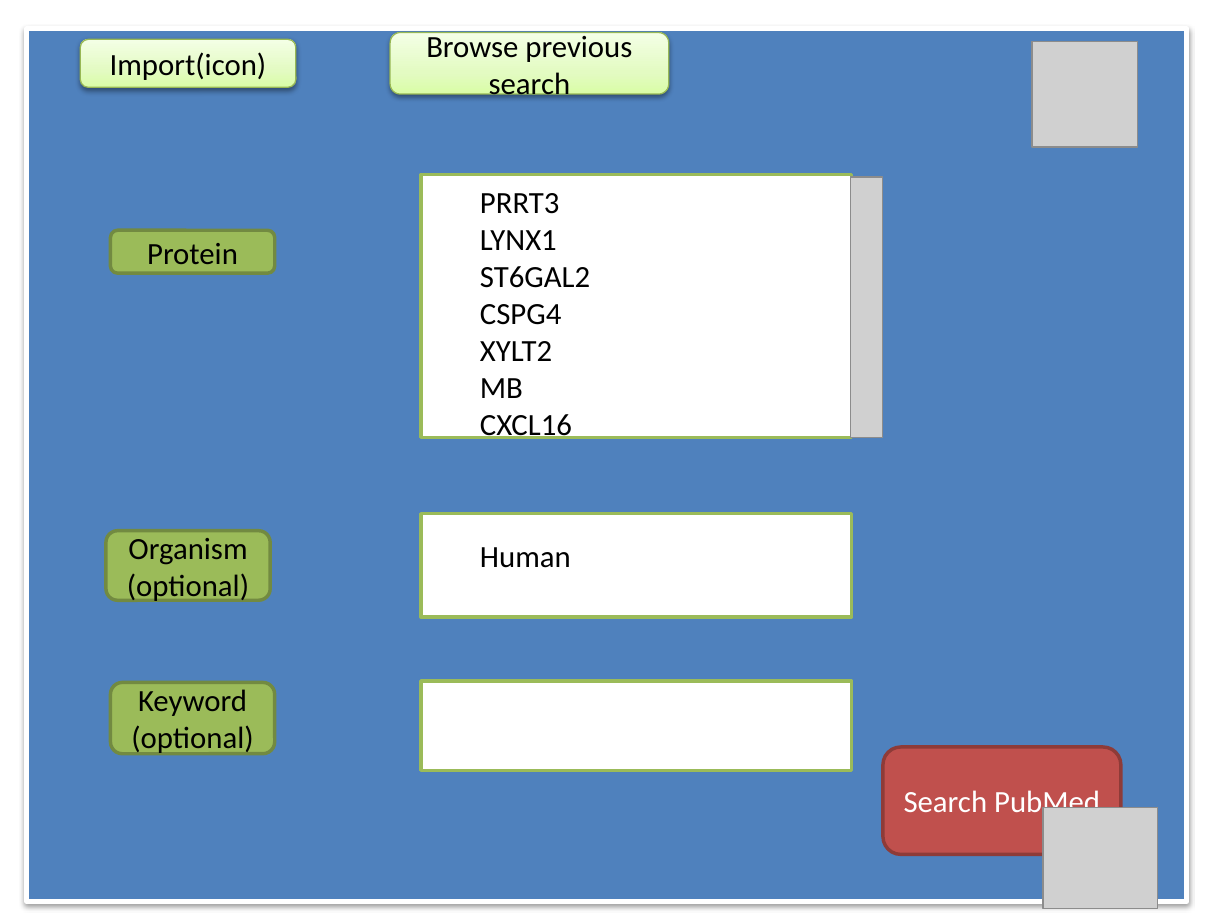
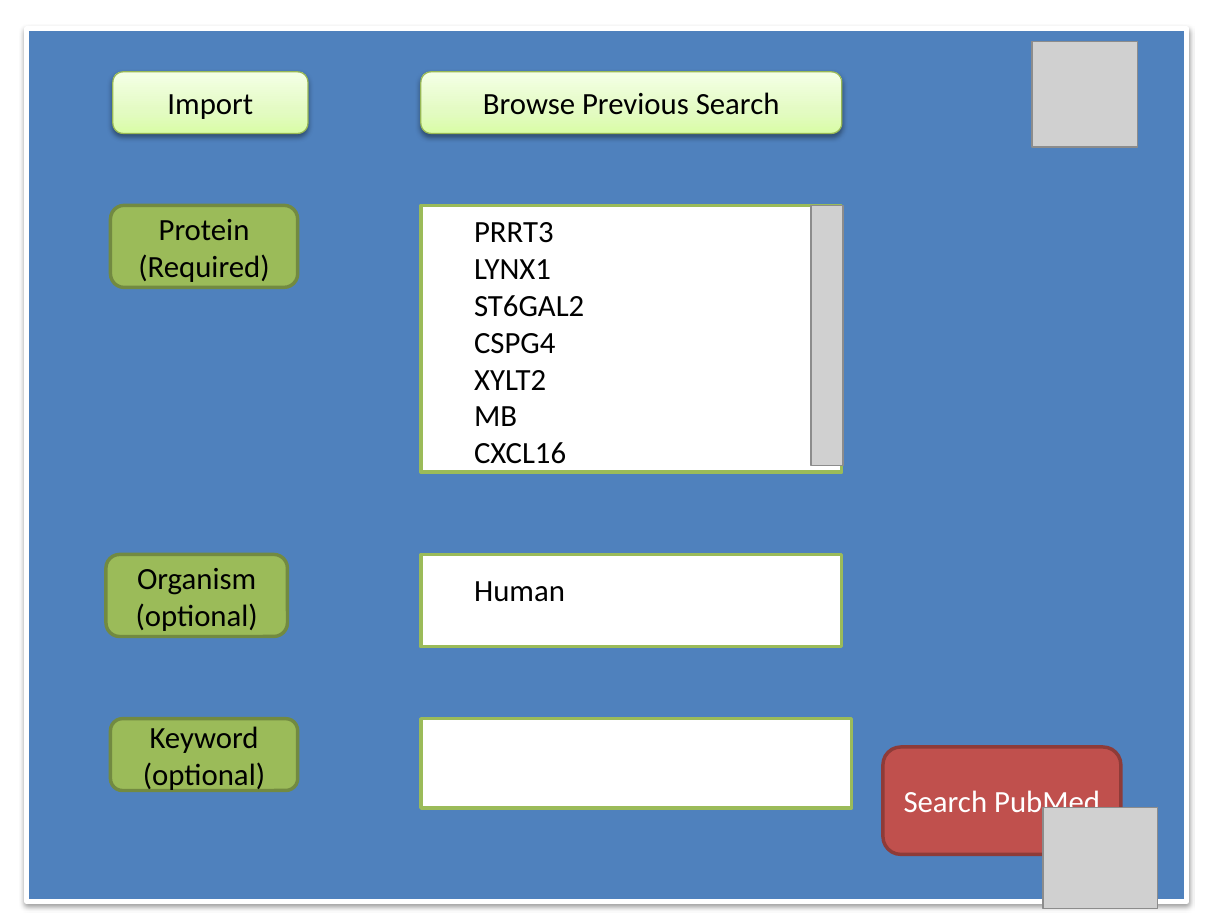
Before and after one commit to bluewood/HighThroughputDataRetrieval, a slide deck: slide 11 of Documents/GUI.pptx. Drawn at 1232x924 pixels with LibreOffice and Linux fonts; fonts in the diff are those of the drawing; grey boxes stand for pictures. Boxes give left, top, right and bottom in pixels: in the first picture for what was removed or moved away, otherwise in the second. Text is boxed around its words. In the diff, an @@ line names an element or a change of style, - is before the commit and + after.

```diff
--- a/Documents/GUI.pptx
+++ b/Documents/GUI.pptx
@@ rounded rectangle "Import": place and size @@
-rounded rectangle "Import" at [80, 39, 296, 87]
+rounded rectangle "Import" at [113, 71, 308, 133]
@@ rounded rectangle "Browse Previous Search": place and size @@
-rounded rectangle "Browse Previous Search" at [391, 32, 669, 94]
+rounded rectangle "Browse Previous Search" at [421, 71, 843, 133]
@@ text in rounded rectangle at [167, 94, 253, 119]: text changed @@
-Import(icon)
+Import
@@ text in rounded rectangle at [483, 92, 780, 115]: text changed @@
-Browse previous search
+Browse Previous Search
@@ rounded rectangle "Protein": place and size @@
-rounded rectangle "Protein" at [111, 230, 275, 274]
+rounded rectangle "Protein" at [111, 206, 298, 288]
@@ rectangle: place and size @@
-rectangle at [421, 175, 851, 437]
+rectangle at [421, 206, 843, 473]
@@ text "PRRT3": place and size @@
-text "PRRT3" at [480, 193, 590, 443]
+text "PRRT3" at [474, 222, 584, 472]
@@ picture: place and size @@
-picture at [851, 177, 883, 437]
+picture at [811, 206, 843, 466]
@@ text in rounded rectangle at [138, 254, 269, 282]: paragraph added @@
+(Required)
@@ rounded rectangle "Organism": place and size @@
-rounded rectangle "Organism" at [106, 531, 270, 601]
+rounded rectangle "Organism" at [106, 554, 287, 637]
@@ rectangle: place and size @@
-rectangle at [421, 514, 851, 617]
+rectangle at [421, 554, 843, 647]
@@ text "Human": place and size @@
-text "Human" at [480, 547, 571, 568]
+text "Human" at [474, 581, 565, 602]
@@ rounded rectangle "Keyword": place and size @@
-rounded rectangle "Keyword" at [111, 683, 275, 754]
+rounded rectangle "Keyword" at [111, 718, 298, 790]
@@ rectangle: place and size @@
-rectangle at [421, 681, 851, 771]
+rectangle at [421, 718, 851, 808]
```
Also in this commit, not shown: 3 other slides changed, 18 other files.
